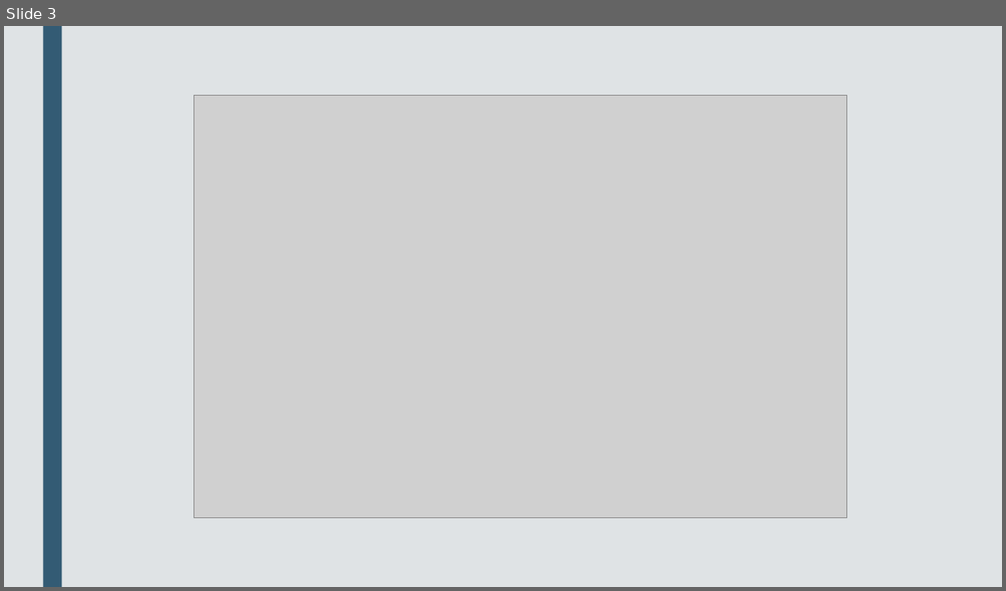
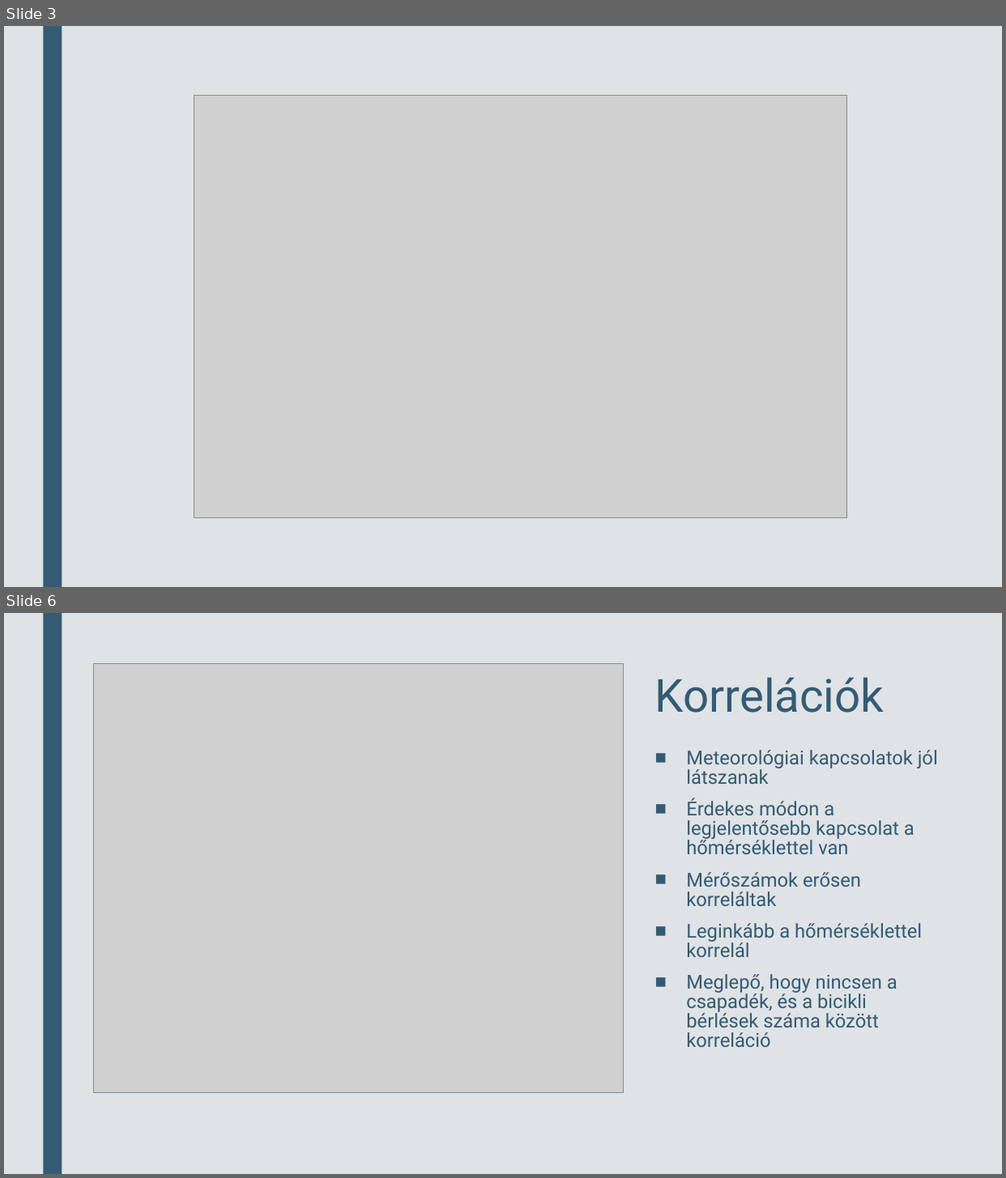
Before and after one commit to OnionKiller/MaVizHF-2022, a slide deck: London Bikesharing.pptx. Shown one above the other, each under a label of ours: slide 3 before the commit, slides 3 and 6 after it; the slides between them are not shown. The pictures are 1006x591 and 1006x1178 pixels, drawn with LibreOffice and Linux fonts; fonts in the diff are those of the drawing; grey boxes stand for pictures. Boxes give left, top, right and bottom in pixels: in the first picture for what was removed or moved away, otherwise in the second. Text is boxed around its words. In the diff, an @@ line names an element or a change of style, - is before the commit and + after.

```diff
--- a/London Bikesharing.pptx
+++ b/London Bikesharing.pptx
@@ slide 6 added at (x1=4, y1=613, x2=1002, y2=1174), background #DFE3E5 @@
@@ rectangle added at (x1=43, y1=613, x2=62, y2=1174), fill #335B74 @@
@@ picture added at (x1=93, y1=664, x2=624, y2=1093) @@
@@ title added at (x1=655, y1=677, x2=884, y2=713), 44 pt, text #335B74 @@
+Korrelációk
@@ text added at (x1=686, y1=750, x2=938, y2=1047), 18.5 pt, text #335B74 @@
+■ Meteorológiai kapcsolatok jól látszanak
+■ Érdekes módon a legjelentősebb kapcsolat a hőmérséklettel van
+■ Mérőszámok erősen korreláltak
+■ Leginkább a hőmérséklettel korrelál
+■ Meglepő, hogy nincsen a csapadék, és a bicikli bérlések száma között korreláció
```
Also in this commit, not shown: 4 slides changed, 11 other slides added.
